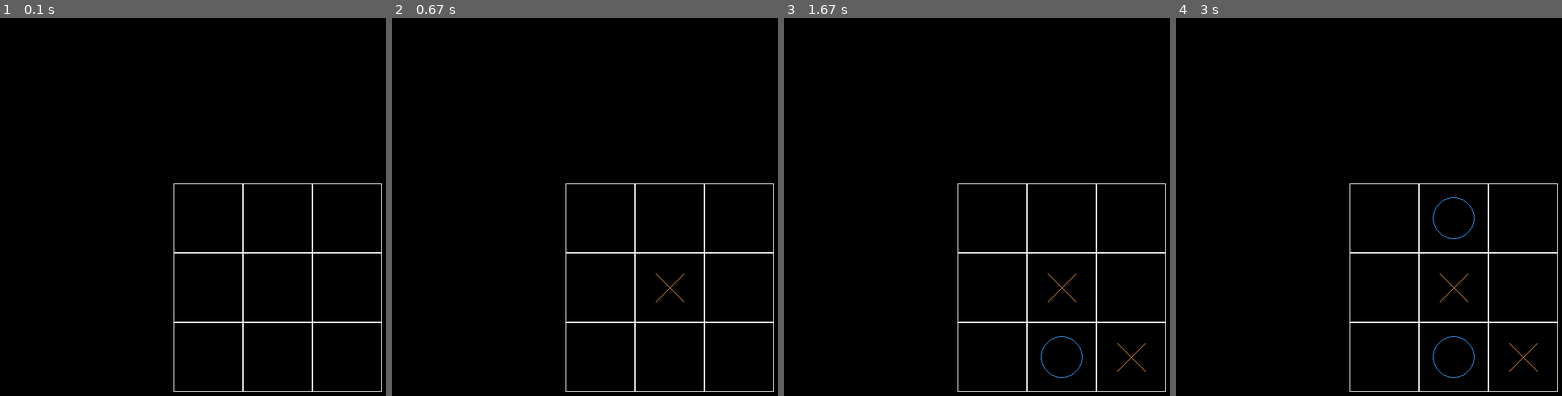
Above: before the commit, frames 1-4 (left to right).
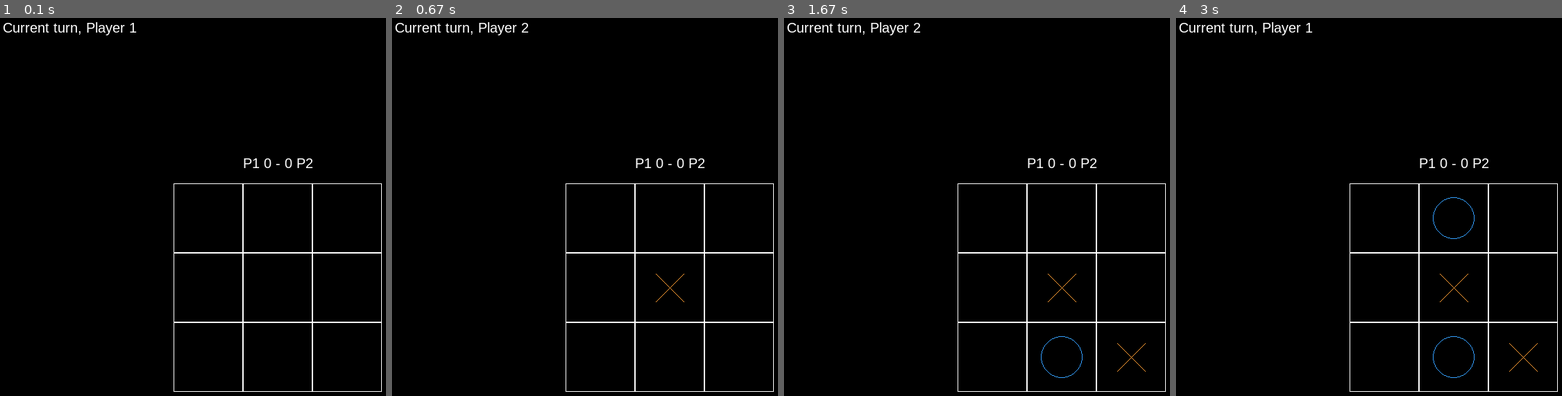
Above: after the commit, the same moments.

Repository: David-cantCode/tik-tak-toe-pygame
Game: pygame game, started from main.py
The game is run twice, just before and just after one commit, with the same random seed, the same clock (stepped at 60 frames per second) and the same inputs.
Inputs (mouse positions are in pixels of both pictures, inside the frame that each line leads up to):
- Up to frame 1 (0.1 s): no input
- Up to frame 2 (0.67 s): click (669, 286) at 0.38 s
- Up to frame 3 (1.67 s): click (1065, 324) at 0.72 s; click (1127, 335) at 1.55 s
- Up to frame 4 (3 s): click (1434, 195) at 2.88 s

The runs differ from the first frame. In frame 1, 0.5% of the frame differs, in the area x 0-82%, y 1-40%; in frame 2, 0.5%; in frame 3, 0.5%; in frame 4, 0.5%.

Commit message:
finished the game lol after 3 hours of hard work

Diff:
--- a/main.py
+++ b/main.py
@@ -4,7 +4,7 @@
 import player
 
 
-
+py.init()
 screen = py.display.set_mode((settings.screen_w, settings.screen_h))
 py.display.set_caption("Tik tak Toe")
 clock  = py.time.Clock()
@@ -16,29 +16,53 @@
 
 
                 #p1 is x, p2 is o
-player_1 = player.Player(1, False, False)
-player_2 = player.Player(2, False, False)
+player_1 = player.Player(1, False, False, 0)
+player_2 = player.Player(2, False, False, 0)
 
 playing = False #in active game
 
+font = py.font.SysFont('Arial', 20)
+
+
+chose_first_turn = 1
+
 
 
 def start_game():
-    global playing
+    global playing, chose_first_turn
 
     clear_map()
     playing = True
-    player_1.is_turn = True
-
-
-
-
-def main():
-    pass
-
-
-
-
+
+    if chose_first_turn == 1:
+        chose_first_turn = 2
+        player_1.is_turn = True
+
+    else:
+        chose_first_turn = 1
+        player_2.is_turn = True
+
+
+
+
+def text():
+    if player_1.is_turn:
+        current_player_txt = "Current turn, Player 1"
+    elif player_2.is_turn:
+        current_player_txt = "Current turn, Player 2"
+
+    text_surface_1 = font.render(current_player_txt, True, white)
+    text_rect_1 = text_surface_1.get_rect()
+    text_rect_1.center = (100, 25)
+    screen.blit(text_surface_1, text_rect_1)
+
+
+
+    score_txt = f"P1 {player_1.score} - {player_2.score} P2"
+    text_surface_2 = font.render(score_txt, True, white)
+    text_rect_2 = text_surface_2.get_rect()
+    text_rect_2.center = (400, 220)
+    screen.blit(text_surface_2, text_rect_2)
 
 
 
@@ -49,13 +73,44 @@
             map.grid[row][col] = 0
 
 
-
-
-
-
-
-
-
+def win_check():
+    #win check is using a genius system where it checks one position on the matrix, (if 0 return) then checks if the next positions are == to the first position, if all 3 == returns winner
+
+
+
+    #rows
+    for row in range(map.rows):
+        if map.grid[row][0] != 0 and map.grid[row][0] == map.grid[row][1] == map.grid[row][2]:
+            return map.grid[row][0]  # returns 1 or 2 depending on winner
+
+    # columns
+    for col in range(map.cols):
+        if map.grid[0][col] != 0 and map.grid[0][col] == map.grid[1][col] == map.grid[2][col]:
+            return map.grid[0][col]
+
+    # diagonals
+    if map.grid[0][0] != 0 and map.grid[0][0] == map.grid[1][1] == map.grid[2][2]:
+        return map.grid[0][0]
+
+    if map.grid[0][2] != 0 and map.grid[0][2] == map.grid[1][1] == map.grid[2][0]:
+        return map.grid[0][2]
+
+    return 0
+
+    #ret 0 - none
+    #ret 1 = p1
+    #ret 2  = p2
+
+
+
+
+def is_board_full():
+    #goes through the matrix, if it finds a cell with the value 0 (empty) it returns
+    for row in map.grid:
+        for cell in row:
+            if cell == 0:
+                return False
+    return True
 
 def draw():
 
@@ -134,6 +189,40 @@
             player_2.is_turn = False
             player_1.is_turn = True
 
+        winner = win_check()
+        if winner != 0:
+            game_end(winner)
+
+        if is_board_full():
+            game_end(0)
+
+
+
+
+def game_end(winner):
+    global playing
+
+    #add text on screen instead of in terminal?
+    if winner == 1:
+        player_1.score += 1
+        print("Congrats player " + str(winner) + " won the game")
+
+    elif winner == 2:
+        player_2.score += 1
+        print("Congrats player " + str(winner) + " won the game")
+
+    else:
+        print("game drew")
+
+    playing = False
+
+
+
+
+
+
+
+
 
 
 
@@ -155,6 +244,7 @@
         start_game()
 
     draw()
+    text()
 
 
     keys = py.key.get_pressed()
--- a/player.py
+++ b/player.py
@@ -1,7 +1,8 @@
 class Player:
 
                         #value is for whether the player is x or o (i couldnt find a better name)
-    def __init__(self, value, is_turn, is_won ):
+    def __init__(self, value, is_turn, is_won, score ):
         self.value = value
         self.is_turn = is_turn
         self.is_won = is_won
+        self.score = score
